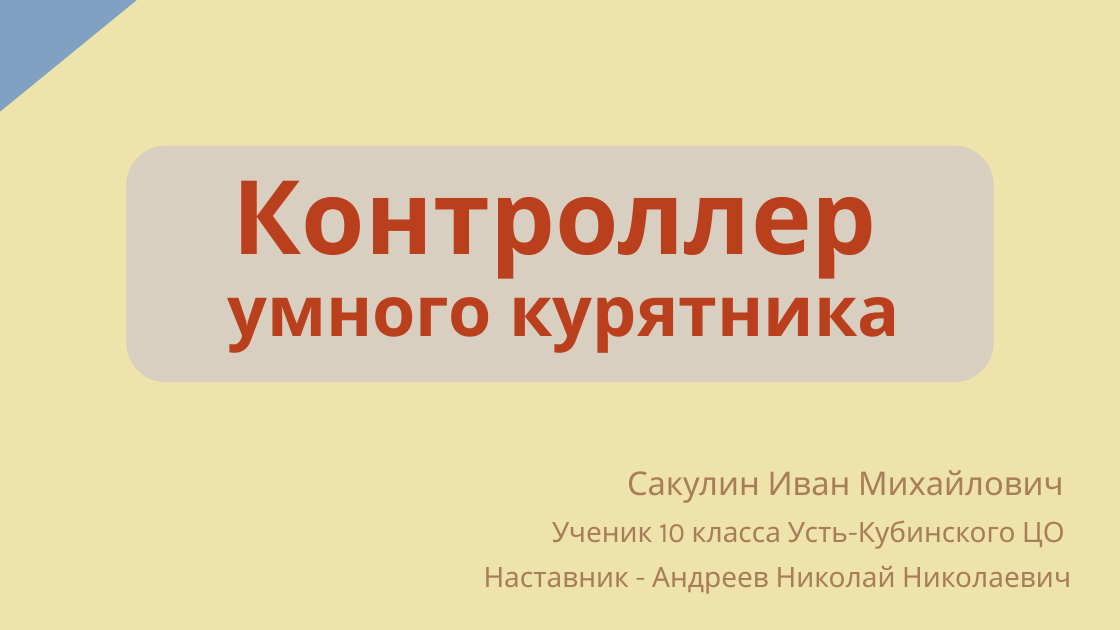
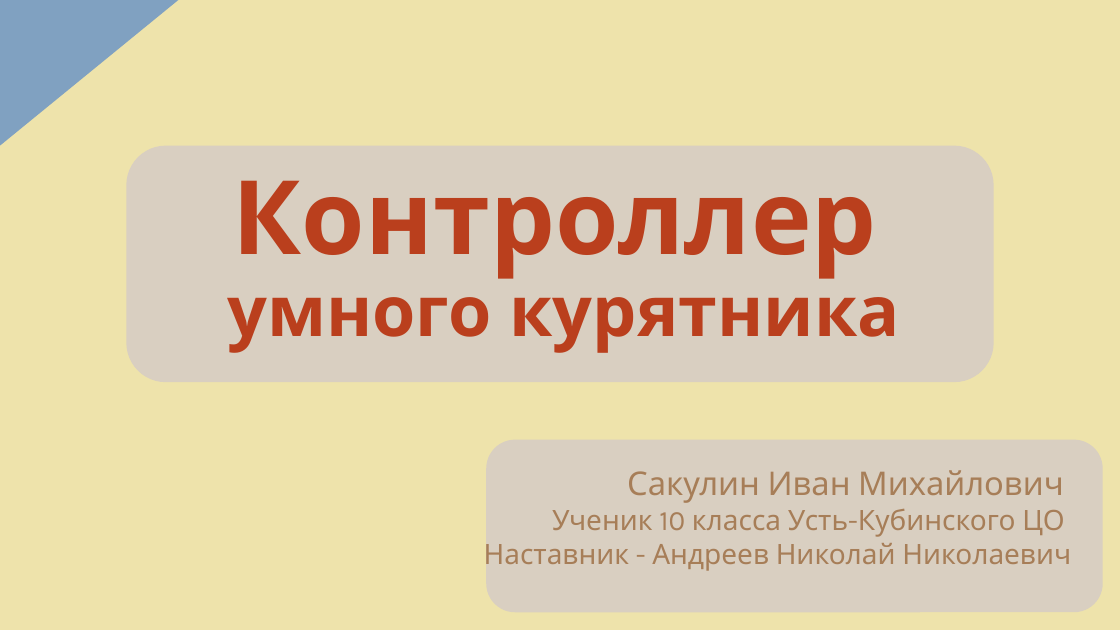
Before and after one commit to OneTwoZzzPlus/chicken, a slide deck: slide 1 of SChickenPresent-SakulinIM.pptx. Drawn at 1120x630 pixels with LibreOffice and Linux fonts; fonts in the diff are those of the drawing. Boxes give left, top, right and bottom in pixels: in the first picture for what was removed or moved away, otherwise in the second. Text is boxed around its words. In the diff, an @@ line names an element or a change of style, - is before the commit and + after.

```diff
--- a/SChickenPresent-SakulinIM.pptx
+++ b/SChickenPresent-SakulinIM.pptx
@@ right triangle removed at box(0, 0, 137, 112) @@
@@ right triangle added at box(0, 0, 137, 112), fill #80A1C1 @@
@@ right triangle added at box(0, 0, 178, 146), fill #80A1C1 @@
@@ rounded rectangle added at box(486, 439, 1103, 613), fill #D9CFC1 @@
```
Also in this commit, not shown: 2 slides added, 1 slide removed.
